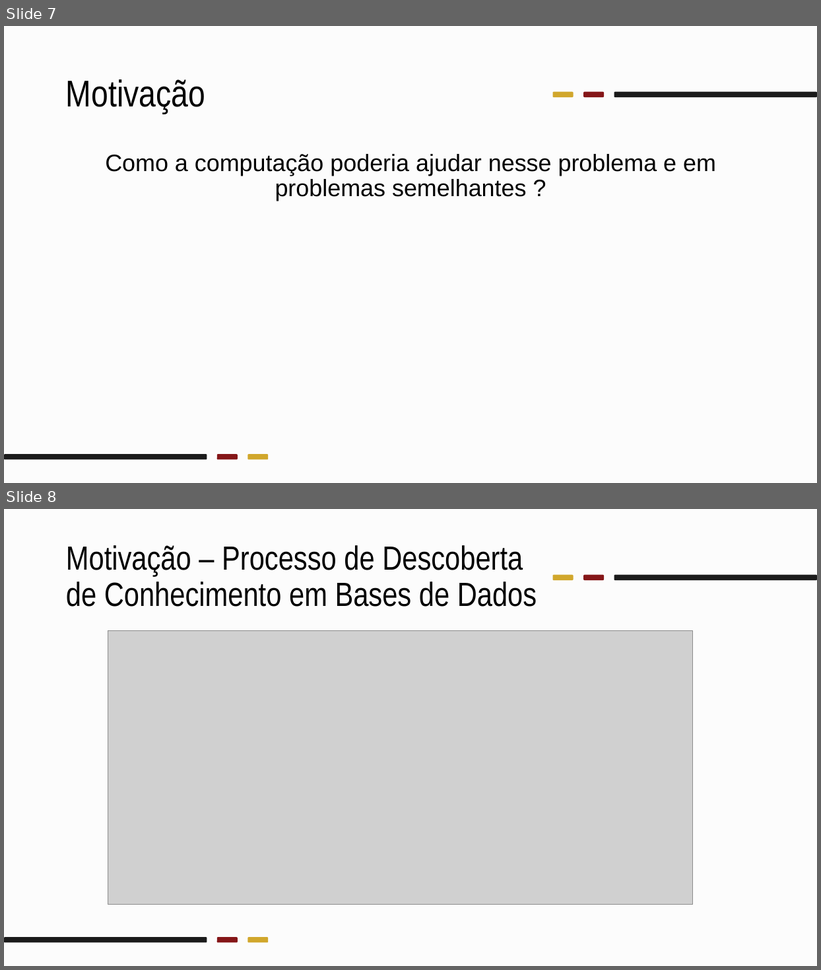
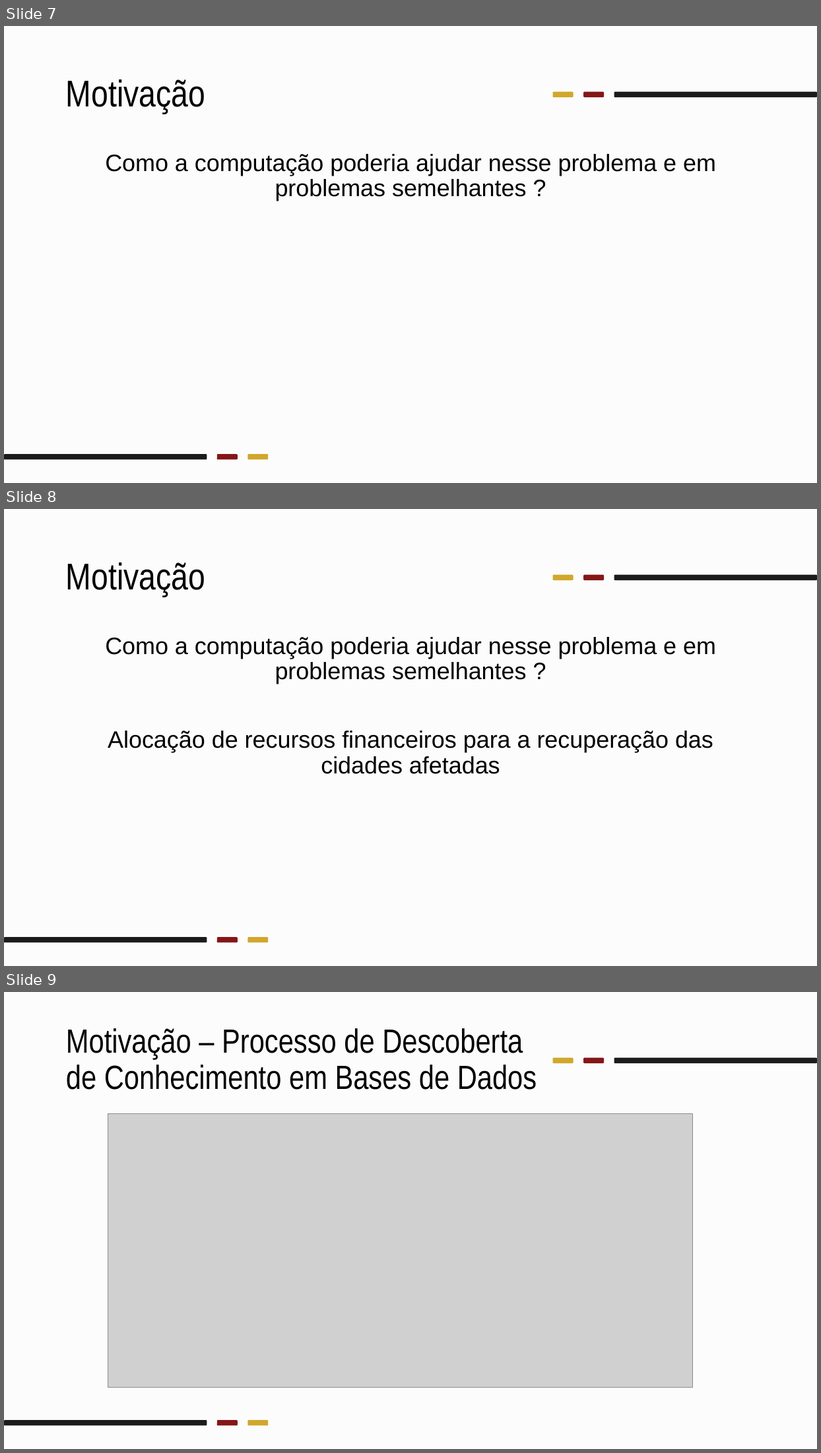
Before and after one commit to TavaresCarlos/TerrainIntelGIS, a slide deck: escrita/seminários/apresentação-template-ufv.pptx. Shown one above the other, each under a label of ours: slides 7 and 8 before the commit, slides 7, 8 and 9 after it. The pictures are 821x970 and 821x1453 pixels, drawn with LibreOffice and Linux fonts; fonts in the diff are those of the drawing; grey boxes stand for pictures; background and template pictures are left out. Boxes give left, top, right and bottom in pixels: in the first picture for what was removed or moved away, otherwise in the second. Text is boxed around its words. In the diff, an @@ line names an element or a change of style, - is before the commit and + after.

```diff
--- a/escrita/seminários/apresentação-template-ufv.pptx
+++ b/escrita/seminários/apresentação-template-ufv.pptx
@@ slide 8 added at <box>4,509,817,966</box>, background #EDEDED at 15% opacity; not listed: 6 template elements that a slide beside it also shows @@
@@ title added at <box>66,562,205,596</box>, 44 pt, text #000000 @@
+Motivação
@@ text added at <box>105,637,716,774</box>, 28 pt, text #000000 @@
+Como a computação poderia ajudar nesse problema e em problemas semelhantes ?
+Alocação de recursos financeiros para a recuperação das cidades afetadas
@@ what was slide 8 is now slide 9 @@
```
Also in this commit, not shown: 23 other files.
